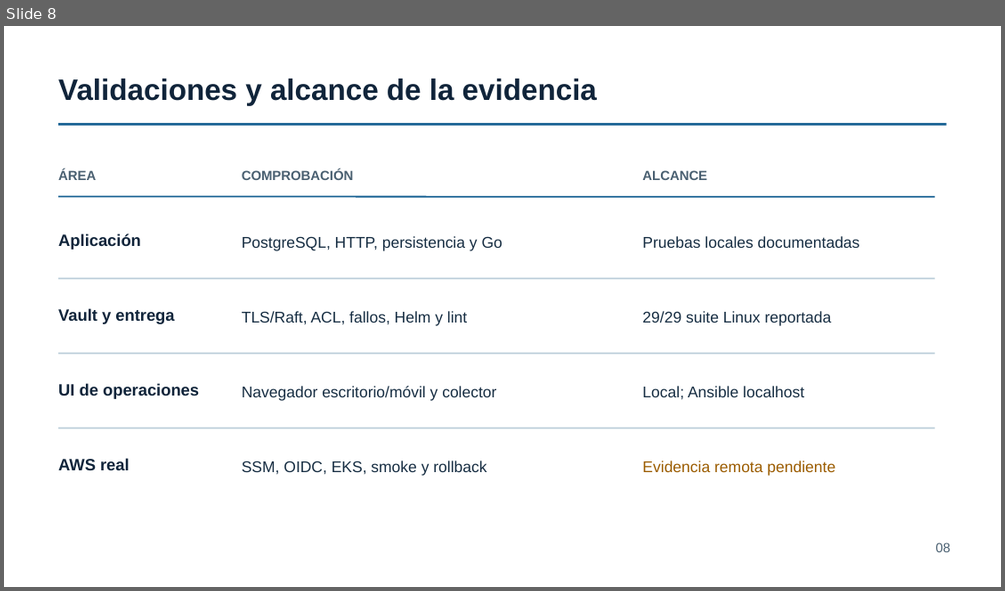
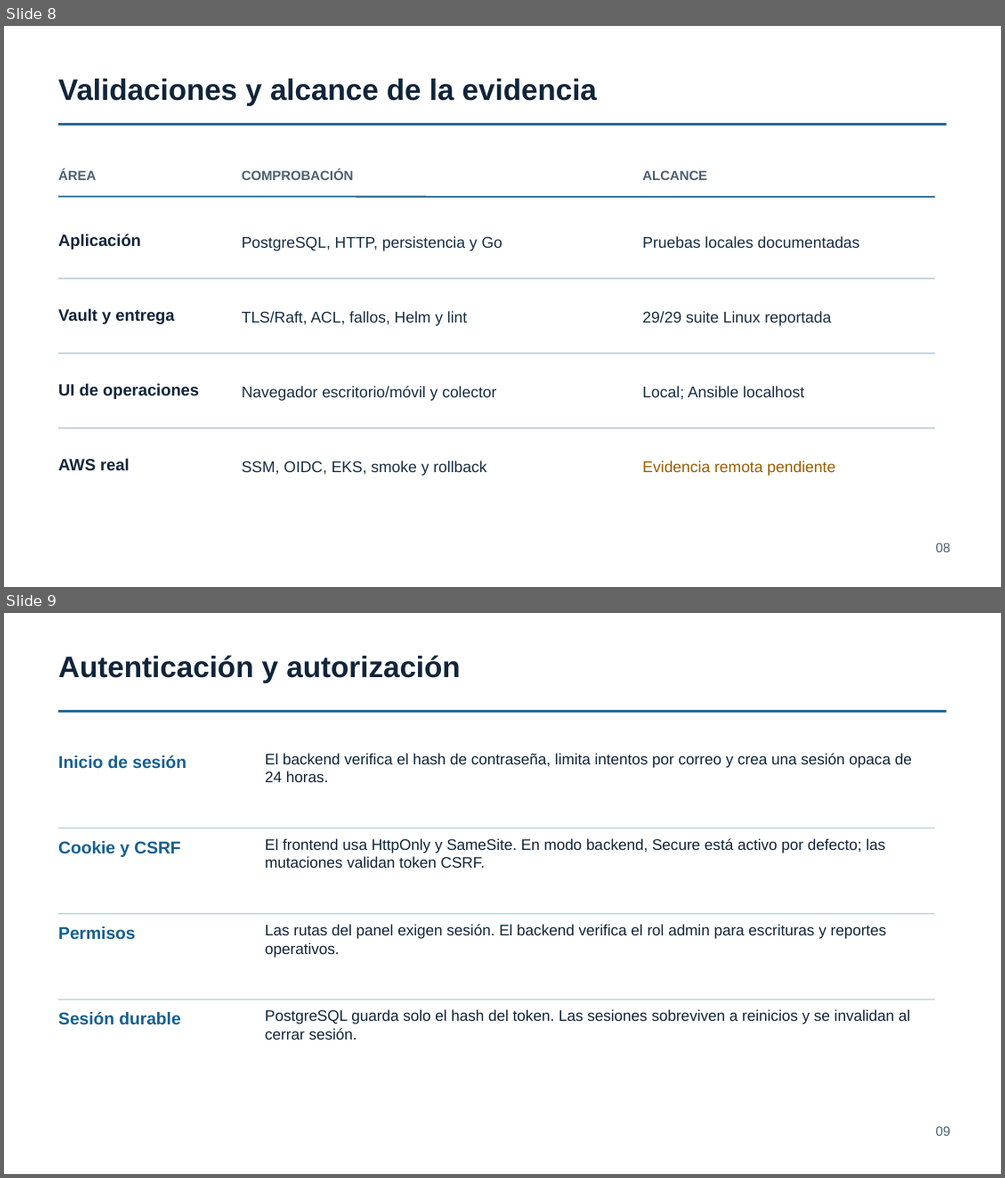
Before and after one commit to Hacket00GTFO/Boutique-Eq4-DevOPS, a slide deck: docs/Boutique-Eq4-Fase3-Seguridad-UI-Validaciones.pptx. Shown one above the other, each under a label of ours: slide 8 before the commit, slides 8 and 9 after it. The pictures are 1005x591 and 1005x1178 pixels, drawn with LibreOffice and Linux fonts; fonts in the diff are those of the drawing. Boxes give left, top, right and bottom in pixels: in the first picture for what was removed or moved away, otherwise in the second. Text is boxed around its words. In the diff, an @@ line names an element or a change of style, - is before the commit and + after.

```diff
--- a/docs/Boutique-Eq4-Fase3-Seguridad-UI-Validaciones.pptx
+++ b/docs/Boutique-Eq4-Fase3-Seguridad-UI-Validaciones.pptx
@@ slide 9 added at (4,613,1001,1174), background #FFFFFF @@
@@ text added at (58,655,460,683), 28.5 pt, text #10243A, bold @@
+Autenticación y autorización
@@ line added from (58, 711) to (947, 711), #145F91 2.25 pt @@
@@ text added at (58,755,186,768), 16.5 pt, text #145F91, bold @@
+Inicio de sesión
@@ text added at (265,753,912,782), 14.6 pt, text #10243A @@
+El backend verifica el hash de contraseña, limita intentos por correo y crea una sesión opaca de 24 horas.
@@ line added from (58, 828) to (935, 828), #B7CFDB 0.98 pt @@
@@ text added at (58,841,180,857), 16.5 pt, text #145F91, bold @@
+Cookie y CSRF
@@ text added at (265,838,885,868), 14.6 pt, text #10243A @@
+El frontend usa HttpOnly y SameSite. En modo backend, Secure está activo por defecto; las mutaciones validan token CSRF.
@@ line added from (58, 914) to (935, 914), #B7CFDB 0.98 pt @@
@@ text added at (58,926,135,939), 16.5 pt, text #145F91, bold @@
+Permisos
@@ text added at (265,924,887,957), 14.6 pt, text #10243A @@
+Las rutas del panel exigen sesión. El backend verifica el rol admin para escrituras y reportes operativos.
@@ line added from (58, 999) to (935, 999), #B7CFDB 0.98 pt @@
@@ text added at (58,1012,180,1025), 16.5 pt, text #145F91, bold @@
+Sesión durable
@@ text added at (265,1009,910,1039), 14.6 pt, text #10243A @@
+PostgreSQL guarda solo el hash del token. Las sesiones sobreviven a reinicios y se invalidan al cerrar sesión.
@@ text added at (936,1126,951,1135), 12.8 pt, text #4A6071 @@
+09
```
Also in this commit, not shown: 2 slides changed, 9 other slides added.
